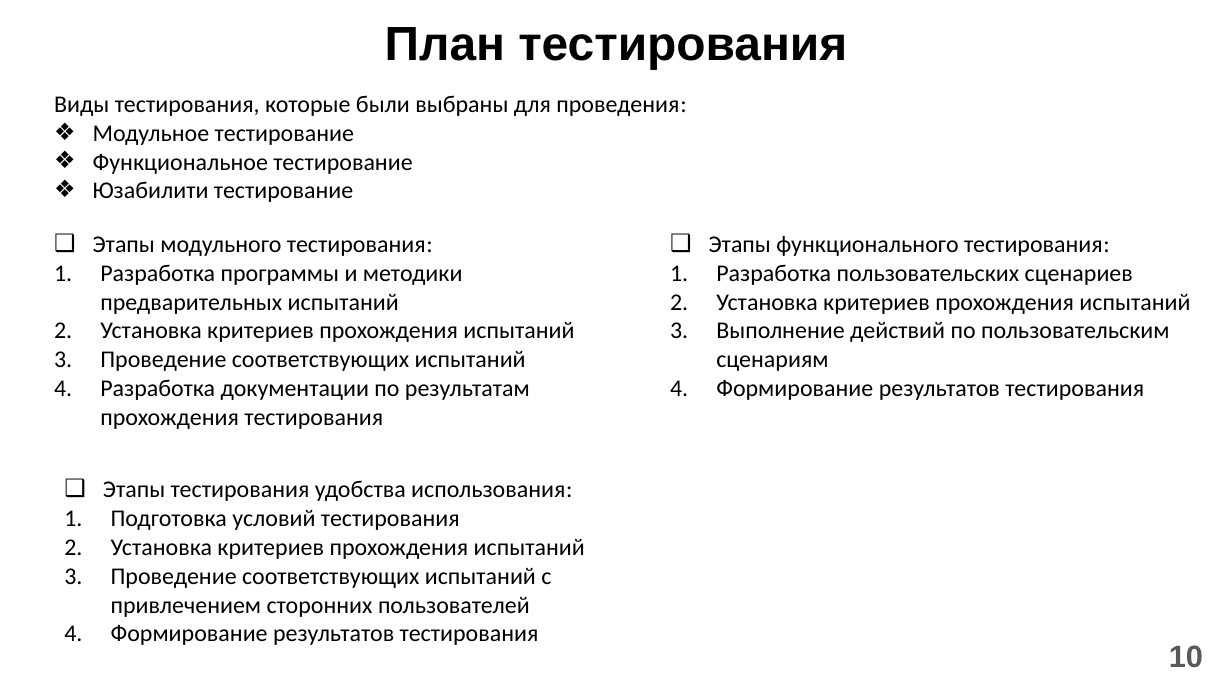
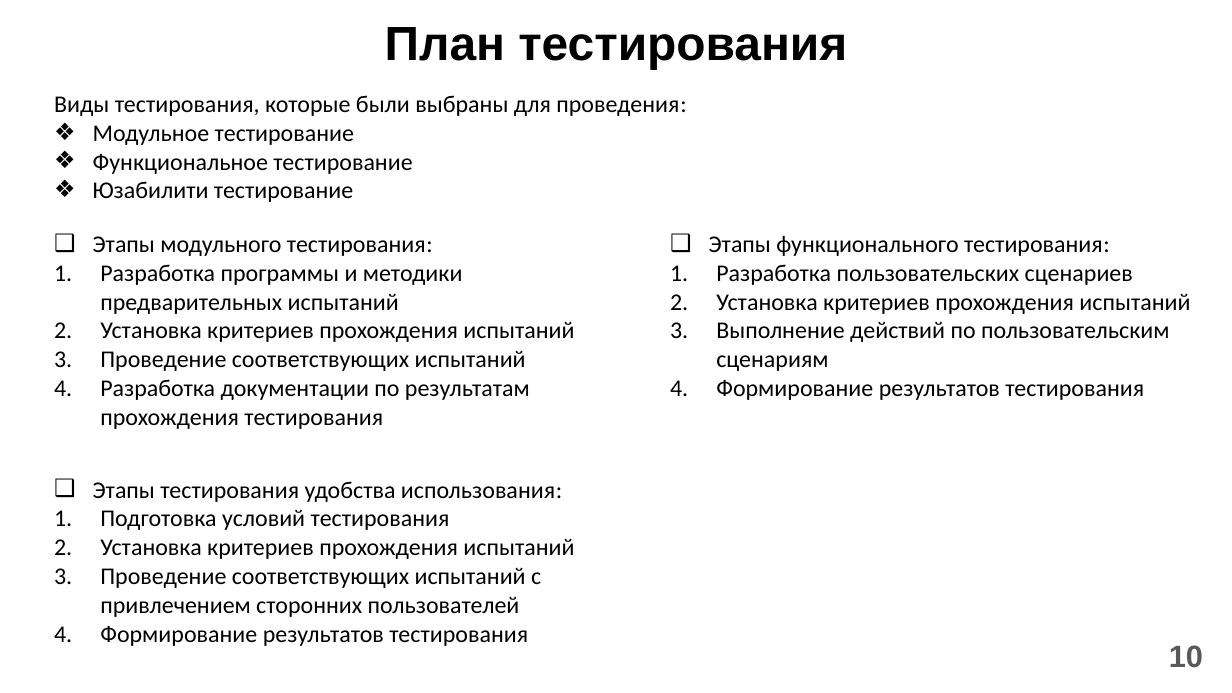
Before and after one commit to Vitya535/FindJobOnHH, a slide deck: slide 10 of Documents/Presentation.pptx. Drawn at 1232x693 pixels with LibreOffice and Linux fonts; fonts in the diff are those of the drawing. Boxes give left, top, right and bottom in pixels: in the first picture for what was removed or moved away, otherwise in the second. Text is boxed around its words. In the diff, an @@ line names an element or a change of style, - is before the commit and + after.

```diff
--- a/Documents/Presentation.pptx
+++ b/Documents/Presentation.pptx
@@ text "Этапы тестирования удобства использования:": place and size @@
-text "Этапы тестирования удобства использования:" at <box>103,480,585,645</box>
+text "Этапы тестирования удобства использования:" at <box>93,481,574,646</box>
```
Also in this commit, not shown: 2 other slides changed, 1 other file.
